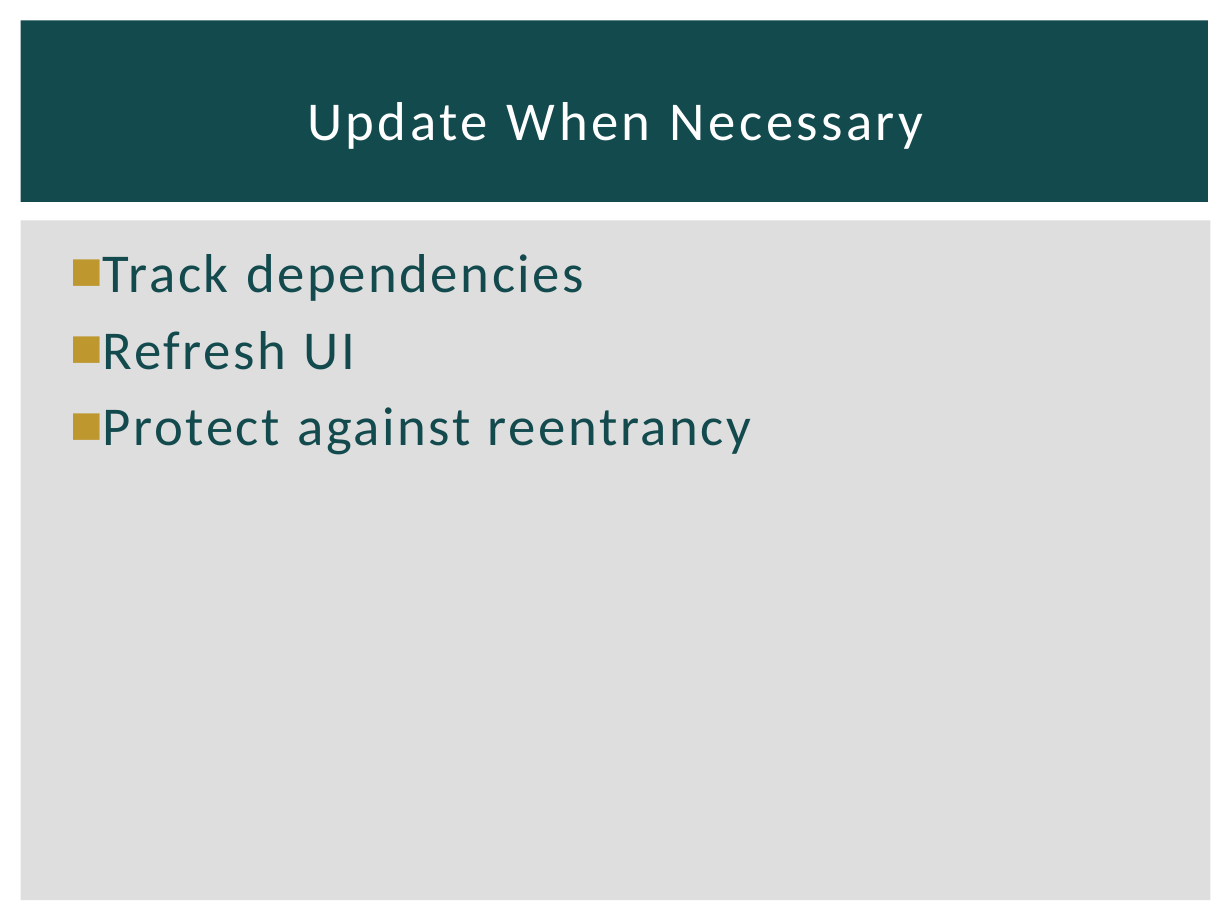
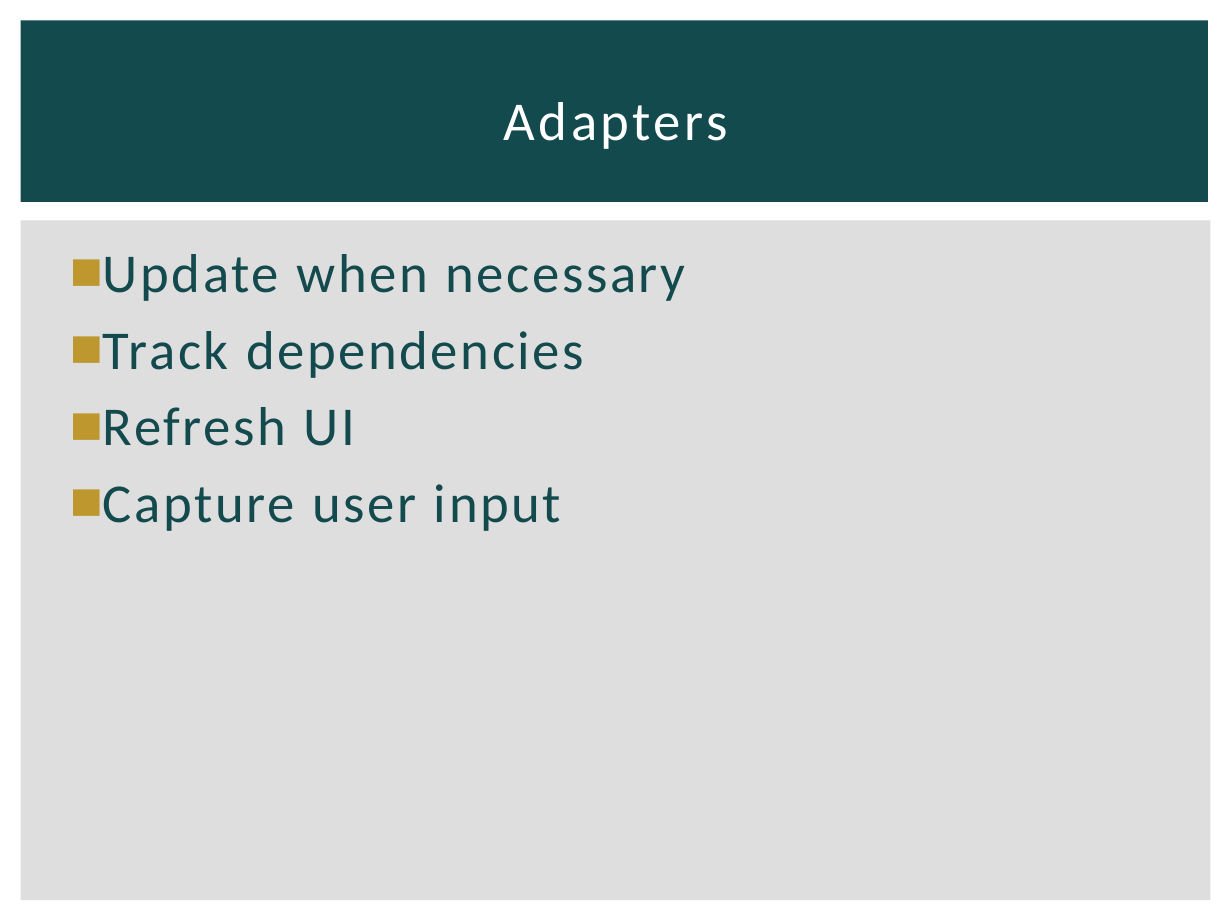
Before and after one commit to michaellperry/CorrespondenceAndroid, a slide deck: slide 14 of Collaborative Android Apps.pptx (slide 12 before the commit). Drawn at 1232x924 pixels with LibreOffice and Linux fonts; fonts in the diff are those of the drawing. Boxes give left, top, right and bottom in pixels: in the first picture for what was removed or moved away, otherwise in the second. Text is boxed around its words. In the diff, an @@ line names an element or a change of style, - is before the commit and + after.

```diff
--- a/Collaborative Android Apps.pptx
+++ b/Collaborative Android Apps.pptx
@@ title at (x1=504, y1=102, x2=728, y2=149): text changed @@
-Update When Necessary
+Adapters
@@ text at (x1=103, y1=254, x2=686, y2=301): paragraph added @@
+■ Update when necessary
@@ text at (x1=103, y1=484, x2=561, y2=531): text changed @@
-■ Protect against reentrancy
+■ Capture user input
```
Also in this commit, not shown: 3 other slides changed, 3 slides added, 1 slide removed.
